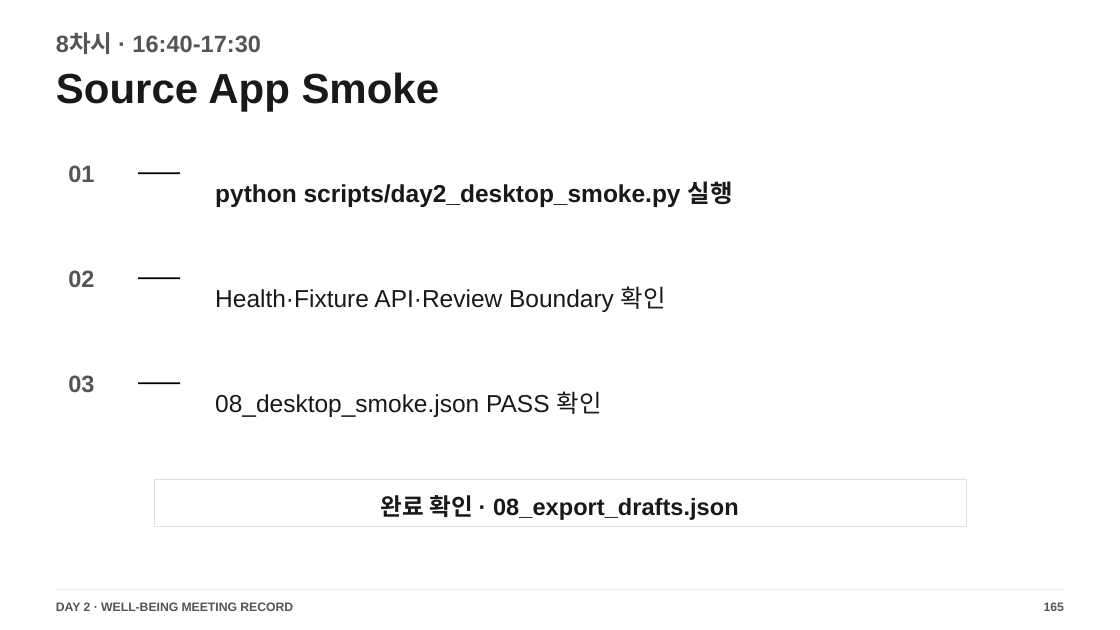
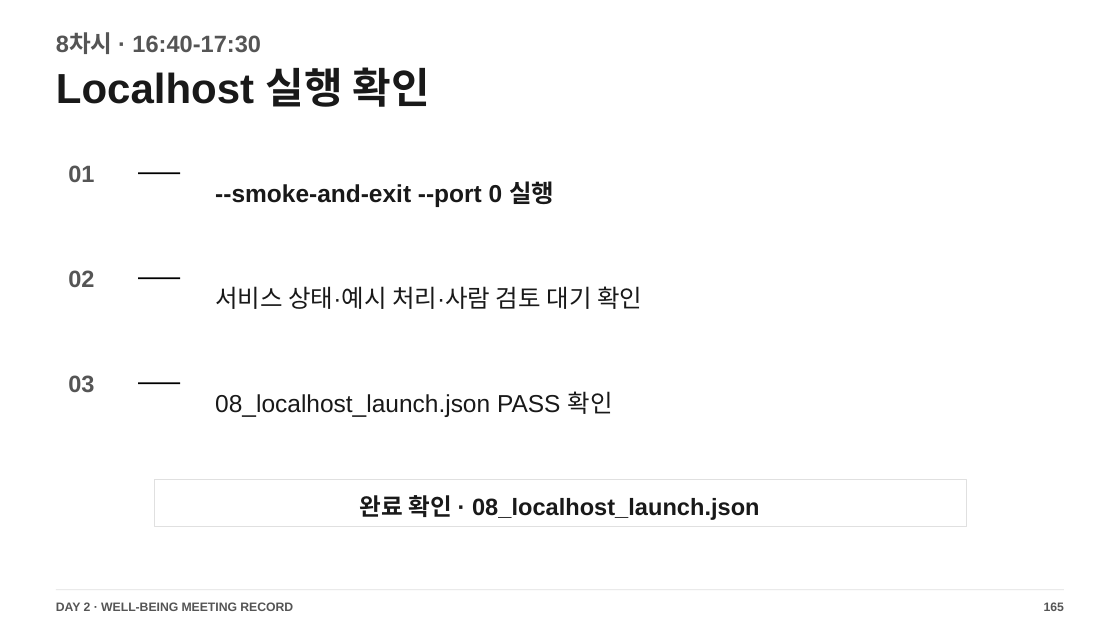
Before and after one commit to smilesjcha/llm-agent-and-workflow-automation, a slide deck: slide 165 of slides/IPA_LLM_Agent_업무자동화_Day2_2026_STUDENT_READY_176p.pptx. Drawn at 1120x630 pixels with LibreOffice and Linux fonts; fonts in the diff are those of the drawing. Boxes give left, top, right and bottom in pixels: in the first picture for what was removed or moved away, otherwise in the second. Text is boxed around its words. In the diff, an @@ line names an element or a change of style, - is before the commit and + after.

Commit message:
docs(day2): align class 8 localhost tutorial

```diff
--- a/slides/IPA_LLM_Agent_업무자동화_Day2_2026_STUDENT_READY_176p.pptx
+++ b/slides/IPA_LLM_Agent_업무자동화_Day2_2026_STUDENT_READY_176p.pptx
@@ text at (x1=56, y1=67, x2=430, y2=107): text changed @@
-Source App Smoke
+Localhost 실행 확인
@@ text at (x1=215, y1=181, x2=554, y2=207): text changed @@
-python scripts/day2_desktop_smoke.py 실행
+--smoke-and-exit --port 0 실행
@@ text at (x1=215, y1=286, x2=642, y2=309): text changed @@
-Health·Fixture API·Review Boundary 확인
+서비스 상태·예시 처리·사람 검토 대기 확인
@@ text at (x1=215, y1=391, x2=613, y2=417): text changed @@
-08_desktop_smoke.json PASS 확인
+08_localhost_launch.json PASS 확인
@@ text at (x1=360, y1=495, x2=760, y2=520): text changed @@
-완료 확인 · 08_export_drafts.json
+완료 확인 · 08_localhost_launch.json
```
Also in this commit, not shown: 44 other slides changed, 12 other files.
